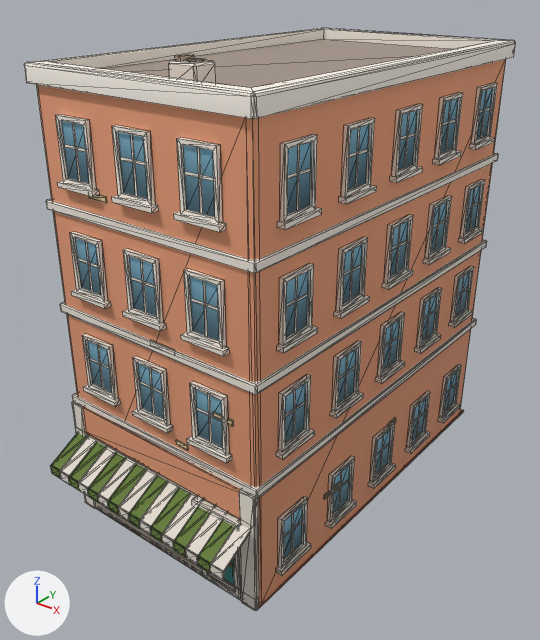
The glTF model newcity/art/kit/boylston_s6.glb: old version first, new version second.
Before and after are seen from a camera (50 mm lens) standing at (14.8, -19.9, 17.9) and looking at (0.0, -1.4, 6.4). Lighting does not change. The marker at lower left points along +X, +Y and +Z. The picture after the commit comes second. Mesh edges are drawn as thin lines. Vertices at exactly the same position are counted once.

In view in the first picture: 'boylston_s6'.
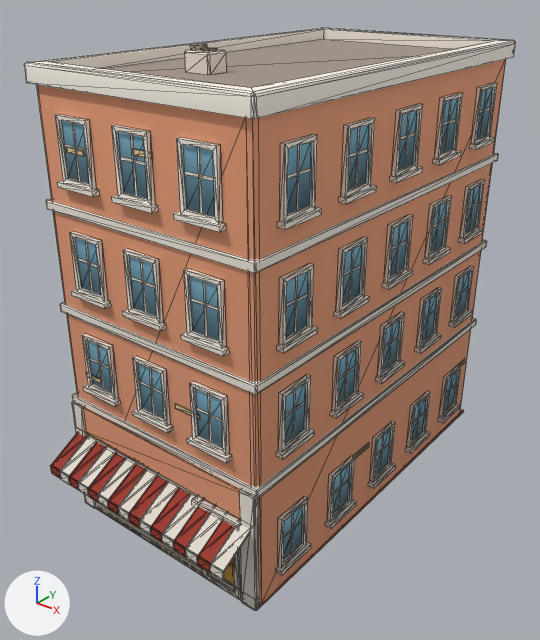
Boxes [x1, y1, x2, y2] around the edits, measured in the pictures (540 x 640 px; the box of a moved part takes in the faces that stretch with it):
'boylston_s6', reshaped, surface changed: [24, 28, 516, 611] in both
part 1 of me_boylston_s6, moved or reshaped: before [213, 412, 234, 426]; after [66, 148, 84, 156]
part 2 of me_boylston_s6, moved or reshaped: before [151, 340, 174, 350]; after [134, 149, 153, 159]
part 3 of me_boylston_s6, moved or reshaped: before [89, 195, 107, 203]; after [86, 372, 101, 384]
part 4 of me_boylston_s6, moved or reshaped: before [176, 440, 189, 451]; after [175, 403, 199, 420]
part 5 of me_boylston_s6, moved or reshaped: before [324, 482, 340, 499]; after [459, 358, 465, 365]
part 6 of me_boylston_s6, moved or reshaped: before [388, 418, 396, 425]; after [353, 443, 369, 459]
part 7 of me_boylston_s6, moved or reshaped: before [187, 59, 205, 63]; after [201, 48, 218, 51]
part 8 of me_boylston_s6, moved or reshaped: before [169, 60, 216, 83]; after [185, 50, 227, 75]
part 9 of me_boylston_s6, moved or reshaped: before [175, 54, 194, 61]; after [190, 44, 208, 50]
part 10 of me_boylston_s6, surface changed: [50, 145, 234, 584] in both

What changed in the scene script:
```text
Change me_boylston_s6:
    where me_boylston_s6.from_pydata(...)  # 2268 vertices, 3012 faces; spans x -4.2..4.2, y -8.4..7.2, z 0.0..15.6
    used by ob_boylston_s6; location = (0.0, 0.0, 0.0)
    me_boylston_s6 part 1: the loose piece of 16 vertices spanning x 2.5..3.2, y -7.0, z 6.3..6.5 is moved by (-5.3, 0.0, 6.6)
    me_boylston_s6 part 2: the loose piece of 16 vertices spanning x 0.1..1.1, y -7.0, z 7.8..7.9 is scaled about its middle by (0.746, 1, 1), then moved by (-0.2, 0.0, 5.5)
    me_boylston_s6 part 3: the loose piece of 16 vertices spanning x -2.0..-1.3, y -7.0, z 11.8..11.9 is moved by (-1.2, 0.0, -6.2)
    me_boylston_s6 part 4: the loose piece of 16 vertices spanning x 0.9..1.4, y -7.0, z 4.6..4.8 is scaled about its middle by (2.03, 1, 1), then moved by (0.3, 0.0, 1.3)
    me_boylston_s6 part 5: the loose piece of 16 vertices spanning x 4.0, y -3.6..-2.6, z 2.0..2.2 is scaled about its middle by (1, 0.493, 1), then moved by (0.0, 9.4, 0.7)
    me_boylston_s6 part 6: the loose piece of 16 vertices spanning x 4.0, y 0.4..0.9, z 2.7..2.9 is scaled about its middle by (1, 2.03, 1), then moved by (0.0, -2.1, -0.1)
    me_boylston_s6 part 7: the loose piece of 16 vertices spanning x 0.5..1.0, y -5.6..-5.1, z 15.5 is moved by (-1.4, 2.0, 0.0)
    me_boylston_s6 part 8: the loose piece of 20 vertices spanning x 0.1..1.1, y -5.7..-4.9, z 14.9..15.5 is moved by (-1.4, 2.0, 0.0)
    me_boylston_s6 part 9: the loose piece of 8 vertices spanning x 0.2..0.4, y -5.6..-5.1, z 15.5..15.6 is moved by (-1.4, 2.0, 0.0)
    me_boylston_s6 part 10: texture (UV) coordinates of 364 of 3012 faces, centred in x -4.0..4.0, y -8.4..5.5, z 0.3..13.3, changed; they spanned u 0.22..0.84, v 0.01..0.11 and now span u 0.22..0.97, v 0.01..0.11
```
